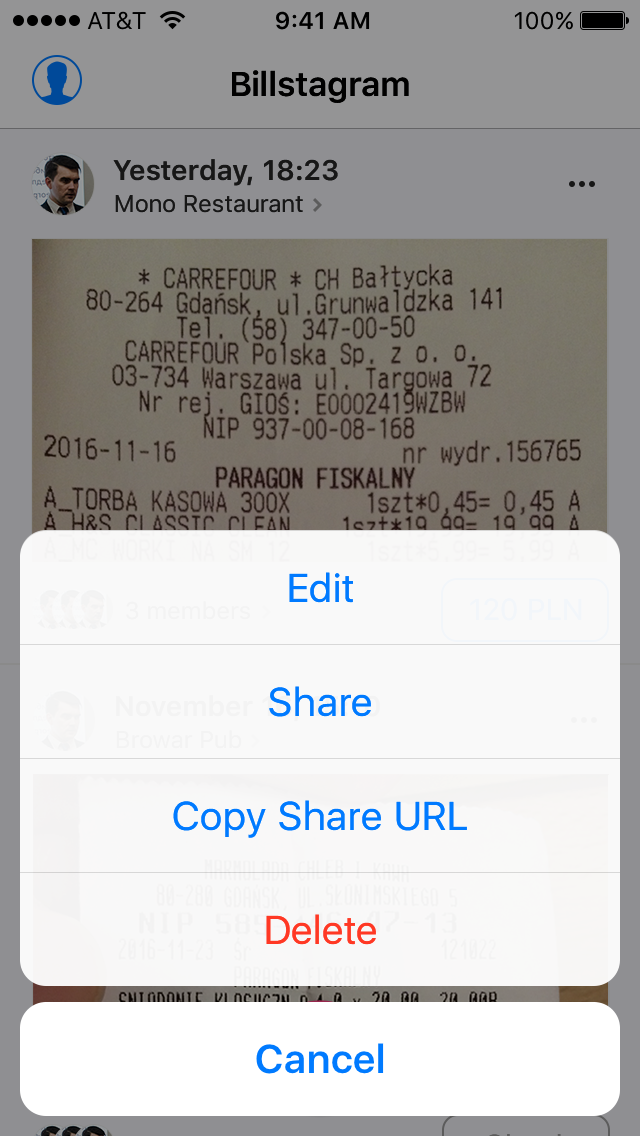
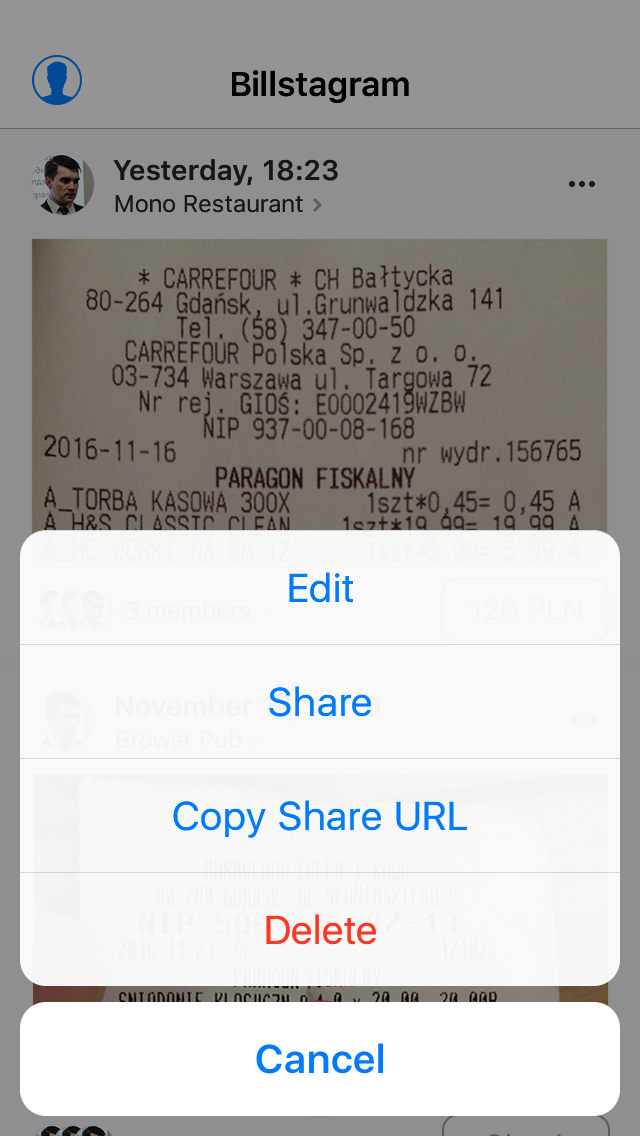
Layers edited between the first and the second 640 x 1136 image:
hid "status bar" over <box>13,11,629,30</box>
